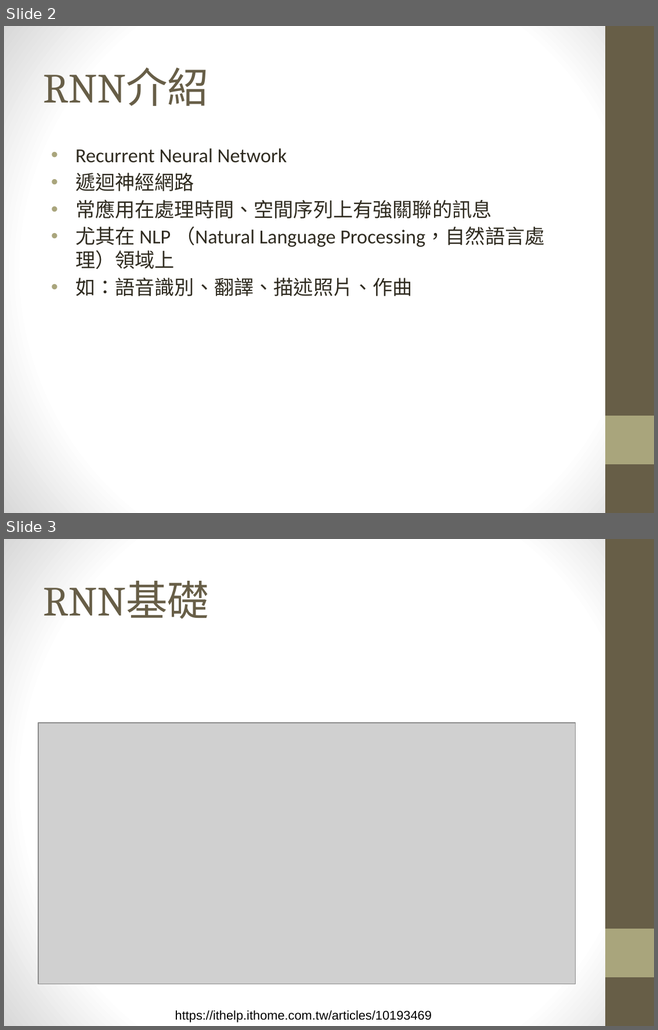
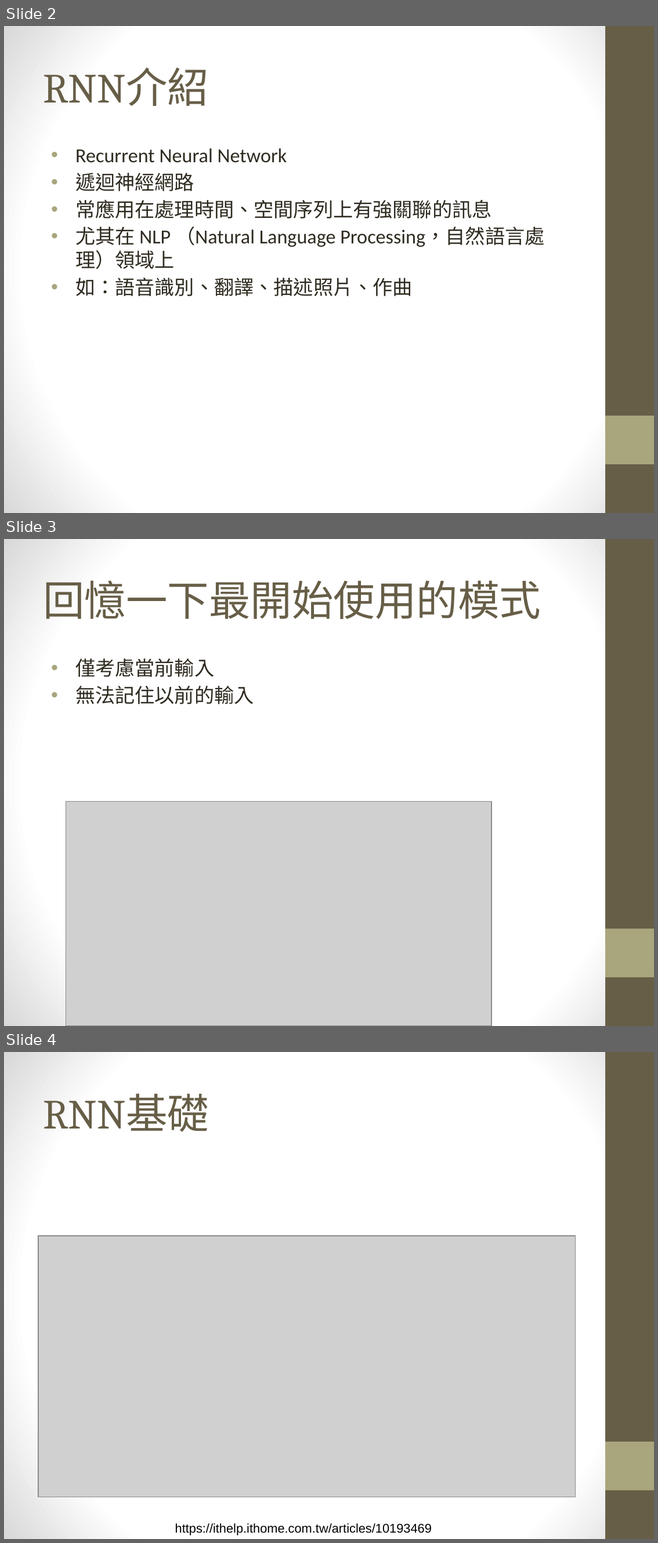
Before and after one commit to maloyang/KH20221120_Python_ML_DL, a slide deck: W06/W06_rnn.pptx. Shown one above the other, each under a label of ours: slides 2 and 3 before the commit, slides 2, 3 and 4 after it. The pictures are 658x1030 and 658x1543 pixels, drawn with LibreOffice and Linux fonts; fonts in the diff are those of the drawing; grey boxes stand for pictures. Boxes give left, top, right and bottom in pixels: in the first picture for what was removed or moved away, otherwise in the second. Text is boxed around its words. In the diff, an @@ line names an element or a change of style, - is before the commit and + after.

```diff
--- a/W06/W06_rnn.pptx
+++ b/W06/W06_rnn.pptx
@@ slide 3 added at (4,539,654,1026), background gradient #FFFFFF to #D8D8D8; not listed: 2 template elements that a slide beside it also shows @@
@@ title added at (43,580,540,619), 46 pt, text #675E47 @@
+回憶一下最開始使用的模式
@@ text added at (75,658,253,704), 22 pt, text #2F2B20 @@
+• 僅考慮當前輸入
+• 無法記住以前的輸入
@@ picture added at (65,801,491,1026) @@
@@ what was slide 3 is now slide 4 @@
```
Also in this commit, not shown: 1 other slide added, 14 other files.
